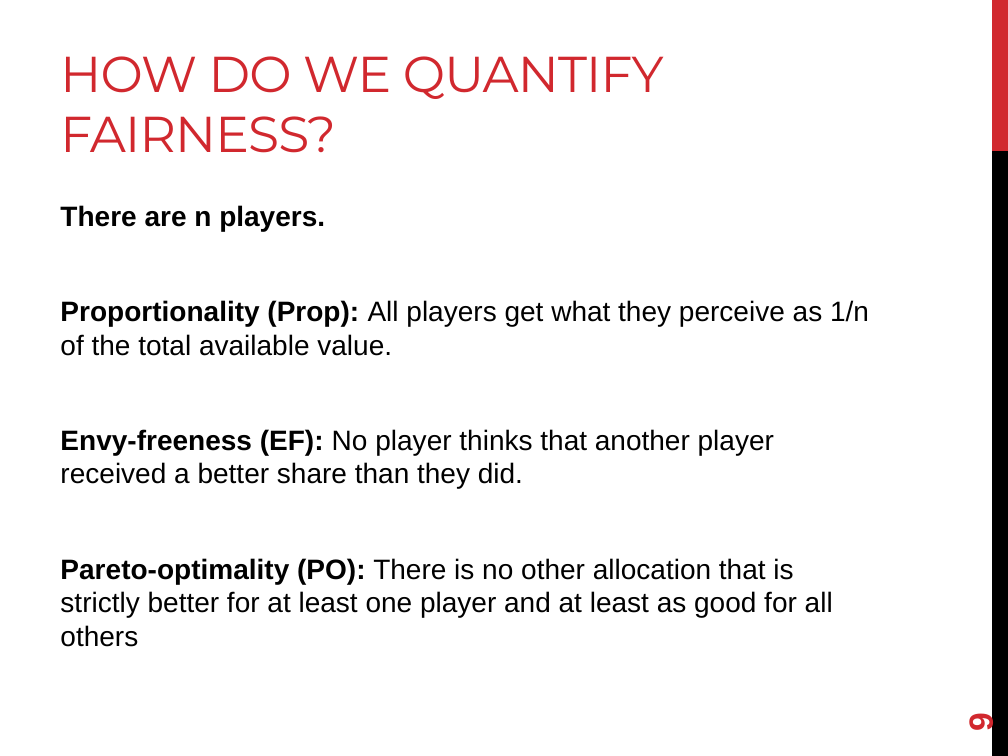
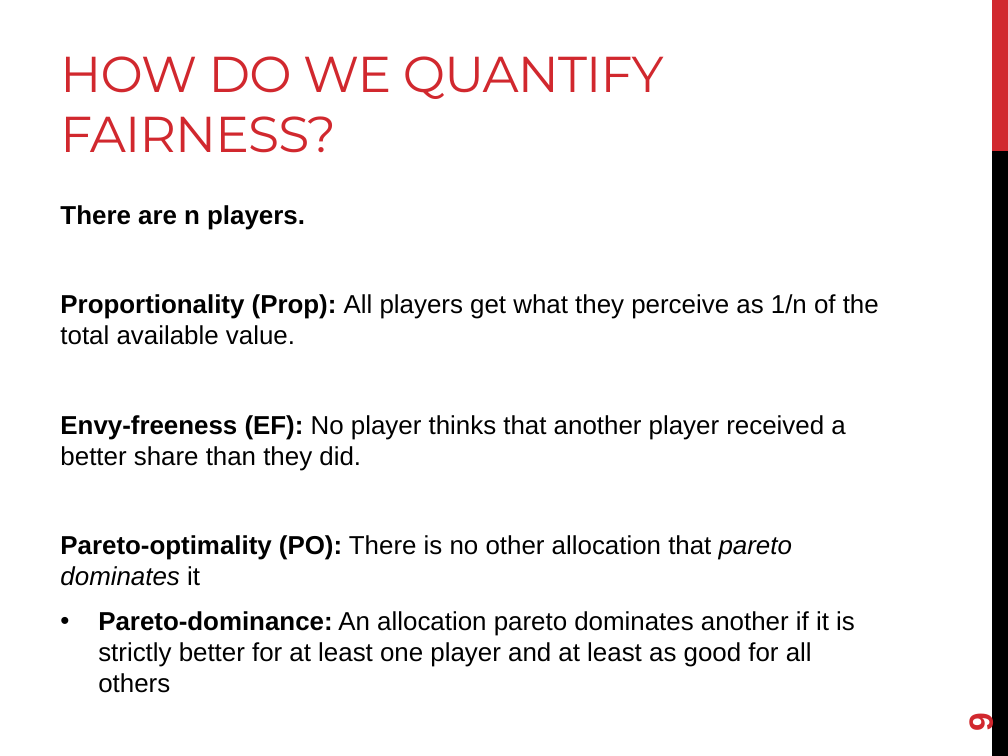
Before and after one commit to mech-design/mech-design.github.io, a slide deck: slide 9 of lecs/cmsc498t_s2022_lec13+14+15_knittel.pptx. Drawn at 1008x756 pixels with LibreOffice and Linux fonts; fonts in the diff are those of the drawing. Boxes give left, top, right and bottom in pixels: in the first picture for what was removed or moved away, otherwise in the second. Text is boxed around its words. In the diff, an @@ line names an element or a change of style, - is before the commit and + after.

Commit message:
Updated slides

```diff
--- a/lecs/cmsc498t_s2022_lec13+14+15_knittel.pptx
+++ b/lecs/cmsc498t_s2022_lec13+14+15_knittel.pptx
@@ text at bbox=[60, 205, 879, 471]: size 20 to 18.5 pt in "There are n players.", "Proportionality (Prop): All players get what they ...", "Envy-freeness (EF): No player thinks that another ..." @@
@@ text at bbox=[60, 535, 855, 667]: text changed; size 20 to 18.5 pt @@
-Pareto-optimality (PO): There is no other allocation that is strictly better for at least one player and at least as good for all others
+Pareto-optimality (PO): There is no other allocation that pareto dominates it
+• Pareto-dominance: An allocation pareto dominates another if it is strictly better for at least one player and at least as good for all others
```
Also in this commit, not shown: 2 other slides changed, 1 other file.
